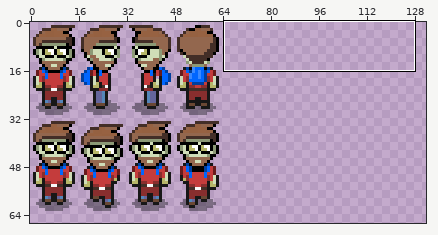
Two states of a sprite sheet, Assets/Art/Characters/Character1.png. Above, an overview of the earlier version with the close-up marked.
Close-up. Before the edit:
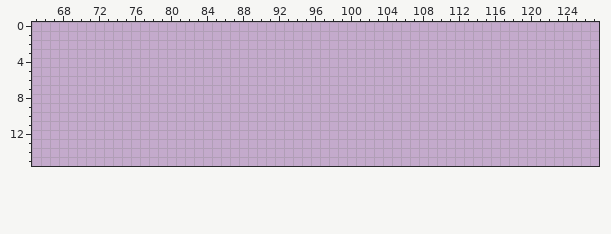
The file is 145x144 pixels. Colours within 5 levels of each other are drawn and written as one. Shown: x 65..127, y 0..15. The wide view leaves out empty margins.
After the commit:
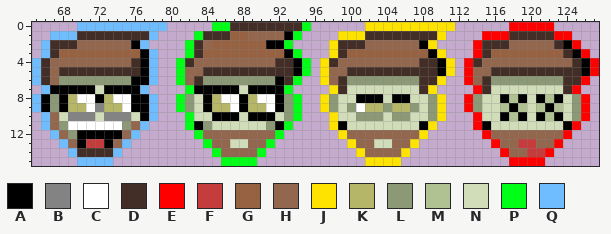
Palette (. is transparent): A #000000  B #838383  C #ffffff  D #432e27  E #ff0000  F #c43c3c  G #925b34e8  H #93674e  J #ffe300  K #b6b669  L #8c9976  M #b1c292  N #d0ddb8  P #00ff17  Q #6fbcff
Change:
Changed rows in their new state; - is an unchanged pixel.
first column x 65:
 0 -----QQQQQQQQQQ-----PPDDDDDDDDP------JJJJJJJJJJ------EEEEE-----
 1 --QQQDDDDDDDDQ----PDDDGGHHHHAP----JJJDDDDDDDDJ----EEEDDDDDEE---
 2 -QDDDHHHHHHAQ----PDHGGGGGGAAP----JDDDHHHHHHAJ----EDDDHHHHHDAE--
 3 -QDGGGGGGGGGAQ---PDGGGGGGGGGAP---JDGGGGGGGGGAJ---EDGGGGGGGGDAE-
 4 QDHHHHHHHHHDAQ--PDHHHHHHHHHDDAP-JDHHHHHHHHHDDAJ-EDHHHHHHHHHHDAE
 5 QDHDDDDDDDDDAQ--PHHDDDDDDDDDDAP-JHHDDDDDDDDDDAJ-EHHDDDDDDDDDDAE
 6 QDHLLLLLLLLAAQ--PHDLLLLLLLLADP--JHDLLLLLLLLDDJ--EHDLLLLLLLLDDE-
 7 -QAAAAANAAAAQ----PAAAAANAAAAP----JDNNNNNNNNDJ----EDNNNNNNNNDE--
 8 QALAKCCAKCCAAQ--PLNAKCCAKCCALP--JLNNAAANAANNLJ--ELNNAMANAMANLE-
 9 QALAKKCBKKCAAQ--PLNAKKCAKKCALP--JLNLCKKLKKLNLJ--ELNNMAMNMAMNLE-
10 -QHNBBBNBBBNAQ---PNNAAANAAANLP---JNNLLLNLLNNLJ---ENNAMANAMANLE-
11 -QHLCCCCCCLHQ----PALNNNNNNLAP----JANNNNNNNNAJ----EANNNNNNNNAE--
12 --QHLAAAAAHQ------PHHHHHHHHP------JHHHHHHHHJ------EHHHHHHHHE---
13 ---QHAFFAHQ--------PHHNNHHP--------JHHNNHHJ--------EHHFFHHE----
14 ----QDDDDQ----------PHHHHP----------JHHHHJ----------EHHFFE-----
15 -----QQQQ------------PPPP------------JJJJ------------EEEE------
Changed places in both close-ups, as pixel boxes (x1, y1, x2, y2):
added: (32, 22, 599, 166)
